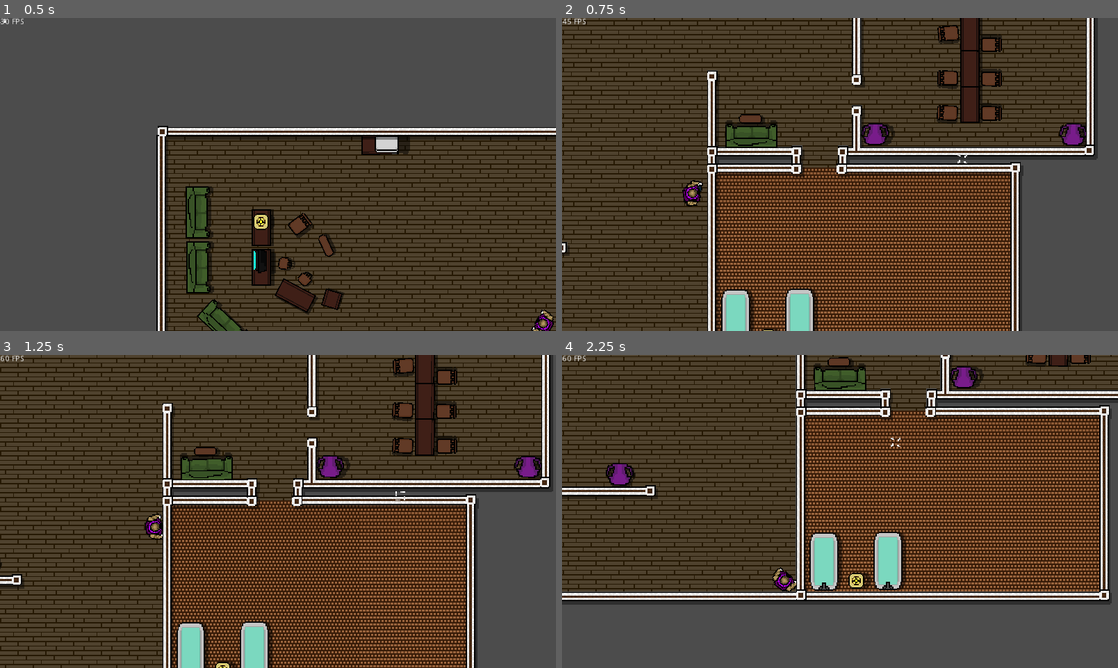
Above: before the commit, frames 1-4 (two rows, left to right).
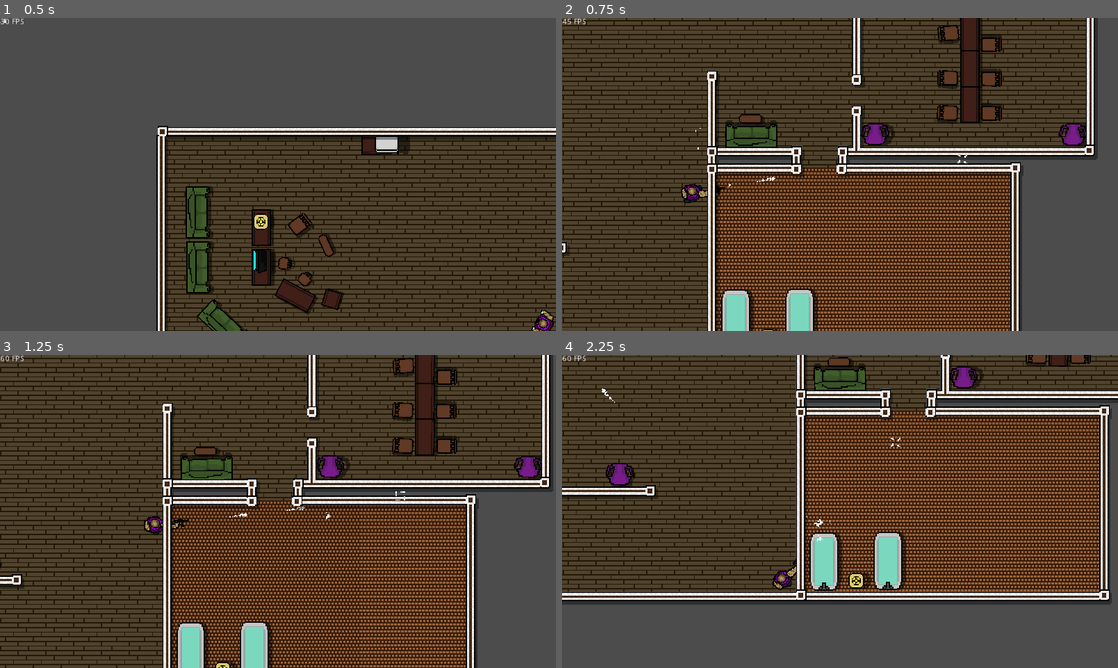
Above: after the commit, the same moments.

Repository: Martovvi/Zombie-Hunter
Game: Godot game, scene res://Game.tscn
Two runs of this game, one before a commit and one after it. Both use one fixed random seed, a clock stepped at 60 frames per second and the inputs below.
Inputs (mouse positions are in pixels of both pictures, inside the frame that each line leads up to):
- Up to frame 1 (0.5 s): no input
- Up to frame 2 (0.75 s): move the mouse to (962, 158) at 0.52 s; press the mouse at (962, 158) at 0.53 s; hold Right (ui_right) from 0.53 s (still down)
- Up to frame 3 (1.25 s): keep holding Right (ui_right)
- Up to frame 4 (2.25 s): move the mouse to (728, 527) at 1.27 s; release Right (ui_right) at 1.28 s; release the mouse at (728, 527) at 1.28 s; hold Down (ui_down) 1.28-2.03 s; click (728, 527) at 1.35 s; move the mouse to (895, 442) at 2.02 s; press the mouse at (895, 442) at 2.03 s; hold Right (ui_right) from 2.03 s (still down)

Frame 1 is identical in both runs. In frame 2, 0.3% of the frame differs, in the area x 21-39%, y 35-61%; in frame 3, 0.3%, in the area x 25-60%, y 48-60%; in frame 4, 0.3%.

Commit message:
Added simple shooting mechanics and gun sound

Diff:
--- a/project.godot
+++ b/project.godot
@@ -68,6 +68,11 @@
 , Object(InputEventKey,"resource_local_to_scene":false,"resource_name":"","device":0,"alt":false,"shift":false,"control":false,"meta":false,"command":false,"pressed":false,"scancode":83,"unicode":0,"echo":false,"script":null)
  ]
 }
+fire={
+"deadzone": 0.5,
+"events": [ Object(InputEventMouseButton,"resource_local_to_scene":false,"resource_name":"","device":0,"alt":false,"shift":false,"control":false,"meta":false,"command":false,"button_mask":0,"position":Vector2( 0, 0 ),"global_position":Vector2( 0, 0 ),"factor":1.0,"button_index":1,"pressed":false,"doubleclick":false,"script":null)
+ ]
+}
 
 [physics]
 
--- a/scenes/Player.tscn
+++ b/scenes/Player.tscn
@@ -1,10 +1,11 @@
-[gd_scene load_steps=24 format=2]
+[gd_scene load_steps=25 format=2]
 
 [ext_resource path="res://assets/sprites/sprite_playersheet.png" type="Texture" id=1]
 [ext_resource path="res://scenes/camera.tscn" type="PackedScene" id=2]
 [ext_resource path="res://assets/sprites/sprite_playersheet2.png" type="Texture" id=3]
 [ext_resource path="res://scripts/movement.gd" type="Script" id=4]
 [ext_resource path="res://assets/sprites/sprite_tec9shootingsheet.png" type="Texture" id=5]
+[ext_resource path="res://assets/sounds/tec9shot.mp3" type="AudioStream" id=6]
 
 [sub_resource type="AtlasTexture" id=1]
 atlas = ExtResource( 3 )
@@ -100,7 +101,9 @@
 [sub_resource type="RectangleShape2D" id=18]
 extents = Vector2( 5.84653, 8.7104 )
 
-[node name="Player" type="KinematicBody2D"]
+[node name="Player" type="KinematicBody2D" groups=[
+"player",
+]]
 script = ExtResource( 4 )
 __meta__ = {
 "_edit_group_": true,
@@ -114,7 +117,6 @@
 [node name="Body" type="AnimatedSprite" parent="."]
 rotation = 1.5708
 frames = SubResource( 11 )
-animation = "shootingtec9"
 
 [node name="Legs" type="AnimatedSprite" parent="."]
 rotation = 1.5708
@@ -125,3 +127,11 @@
 [node name="Collider" type="CollisionShape2D" parent="."]
 visible = false
 shape = SubResource( 18 )
+
+[node name="BulletPoint" type="Node2D" parent="."]
+position = Vector2( 40, 0 )
+
+[node name="Sounds" type="Node" parent="."]
+
+[node name="GunSounds" type="AudioStreamPlayer" parent="Sounds"]
+stream = ExtResource( 6 )
--- /dev/null
+++ b/scenes/guns/bullet.tscn
@@ -0,0 +1,27 @@
+[gd_scene load_steps=4 format=2]
+
+[ext_resource path="res://assets/sprites/9mmsprite.png" type="Texture" id=1]
+[ext_resource path="res://scripts/bullet.gd" type="Script" id=2]
+
+[sub_resource type="CapsuleShape2D" id=1]
+radius = 1.5814
+height = 6.29961
+
+[node name="Bullet" type="RigidBody2D"]
+contacts_reported = 1
+contact_monitor = true
+script = ExtResource( 2 )
+__meta__ = {
+"_editor_description_": ""
+}
+
+[node name="CollisionShape2D" type="CollisionShape2D" parent="."]
+position = Vector2( 3.871, -0.533 )
+rotation = 1.5708
+shape = SubResource( 1 )
+
+[node name="Sprite" type="Sprite" parent="."]
+rotation = 1.5708
+texture = ExtResource( 1 )
+
+[connection signal="body_entered" from="." to="." method="_on_Bullet_body_entered"]
--- /dev/null
+++ b/scenes/guns/bulletimpact.tscn
@@ -0,0 +1,84 @@
+[gd_scene load_steps=20 format=2]
+
+[ext_resource path="res://assets/sprites/sprite_bulletimpact.png" type="Texture" id=1]
+[ext_resource path="res://scripts/bulletimpact.gd" type="Script" id=2]
+
+[sub_resource type="AtlasTexture" id=1]
+atlas = ExtResource( 1 )
+region = Rect2( 0, 0, 50, 50 )
+
+[sub_resource type="AtlasTexture" id=2]
+atlas = ExtResource( 1 )
+region = Rect2( 50, 0, 50, 50 )
+
+[sub_resource type="AtlasTexture" id=3]
+atlas = ExtResource( 1 )
+region = Rect2( 100, 0, 50, 50 )
+
+[sub_resource type="AtlasTexture" id=4]
+atlas = ExtResource( 1 )
+region = Rect2( 150, 0, 50, 50 )
+
+[sub_resource type="AtlasTexture" id=5]
+atlas = ExtResource( 1 )
+region = Rect2( 0, 50, 50, 50 )
+
+[sub_resource type="AtlasTexture" id=6]
+atlas = ExtResource( 1 )
+region = Rect2( 50, 50, 50, 50 )
+
+[sub_resource type="AtlasTexture" id=7]
+atlas = ExtResource( 1 )
+region = Rect2( 100, 50, 50, 50 )
+
+[sub_resource type="AtlasTexture" id=8]
+atlas = ExtResource( 1 )
+region = Rect2( 150, 50, 50, 50 )
+
+[sub_resource type="AtlasTexture" id=9]
+atlas = ExtResource( 1 )
+region = Rect2( 0, 100, 50, 50 )
+
+[sub_resource type="AtlasTexture" id=10]
+atlas = ExtResource( 1 )
+region = Rect2( 50, 100, 50, 50 )
+
+[sub_resource type="AtlasTexture" id=11]
+atlas = ExtResource( 1 )
+region = Rect2( 100, 100, 50, 50 )
+
+[sub_resource type="AtlasTexture" id=12]
+atlas = ExtResource( 1 )
+region = Rect2( 150, 100, 50, 50 )
+
+[sub_resource type="AtlasTexture" id=13]
+atlas = ExtResource( 1 )
+region = Rect2( 0, 150, 50, 50 )
+
+[sub_resource type="AtlasTexture" id=14]
+atlas = ExtResource( 1 )
+region = Rect2( 50, 150, 50, 50 )
+
+[sub_resource type="AtlasTexture" id=15]
+atlas = ExtResource( 1 )
+region = Rect2( 100, 150, 50, 50 )
+
+[sub_resource type="AtlasTexture" id=16]
+atlas = ExtResource( 1 )
+region = Rect2( 150, 150, 50, 50 )
+
+[sub_resource type="SpriteFrames" id=17]
+animations = [ {
+"frames": [ SubResource( 1 ), SubResource( 2 ), SubResource( 3 ), SubResource( 4 ), SubResource( 5 ), SubResource( 6 ), SubResource( 7 ), SubResource( 8 ), SubResource( 9 ), SubResource( 10 ), SubResource( 11 ), SubResource( 12 ), SubResource( 13 ), SubResource( 14 ), SubResource( 15 ), SubResource( 16 ) ],
+"loop": true,
+"name": "default",
+"speed": 50.0
+} ]
+
+[node name="AnimatedSprite" type="AnimatedSprite"]
+frames = SubResource( 17 )
+frame = 7
+playing = true
+script = ExtResource( 2 )
+
+[connection signal="animation_finished" from="." to="." method="_on_Impact_animation_finished"]
--- /dev/null
+++ b/scenes/guns/tec9.tscn
@@ -0,0 +1,18 @@
+[gd_scene load_steps=4 format=2]
+
+[ext_resource path="res://assets/sprites/sprite_tec9small.png" type="Texture" id=1]
+[ext_resource path="res://scripts/tec9.gd" type="Script" id=2]
+
+[sub_resource type="CircleShape2D" id=1]
+radius = 7.6777
+
+[node name="Tec9" type="RigidBody2D"]
+rotation = 1.22173
+script = ExtResource( 2 )
+
+[node name="CollisionShape2D" type="CollisionShape2D" parent="."]
+visible = false
+shape = SubResource( 1 )
+
+[node name="Sprite" type="Sprite" parent="."]
+texture = ExtResource( 1 )
--- /dev/null
+++ b/scripts/bullet.gd
@@ -0,0 +1,11 @@
+extends RigidBody2D
+# Bullets appear in front of the gun when shooting.
+
+onready var impact = preload("res://scenes/guns/bulletimpact.tscn")
+
+func _on_Bullet_body_entered(body):
+	if !body.is_in_group("player"):
+		var impact_instance = impact.instance()
+		impact_instance.position = get_global_position()
+		get_tree().get_root().add_child(impact_instance)
+		queue_free()
--- /dev/null
+++ b/scripts/bulletimpact.gd
@@ -0,0 +1,5 @@
+extends AnimatedSprite
+# Plays an impact animation when the bullet hits something.
+
+func _on_Impact_animation_finished():
+	queue_free()
--- a/scripts/fpshud.gd
+++ b/scripts/fpshud.gd
@@ -1,4 +1,5 @@
 extends Label
+# Shows the FPS in the top left corner as a HUD.
 
 # Timestamps of frames rendered in the last second.
 var times := []
--- a/scripts/game.gd
+++ b/scripts/game.gd
@@ -9,3 +9,6 @@
 func _process(delta):
 	if Input.is_action_pressed("ui_cancel"):
 		get_tree().quit()
+
+func play_sound(sound):
+	pass
--- a/scripts/movement.gd
+++ b/scripts/movement.gd
@@ -9,12 +9,20 @@
 
 var velocity = Vector2.ZERO
 
+# Shooting
+var can_fire = true
+var bullet_speed = 1000
+var fire_rate = 0.05
+
 onready var cursor = get_node("../Cursor")
 onready var body = $Body
 onready var legs = $Legs
+onready var bullet = preload("res://scenes/guns/bullet.tscn")
+onready var gun_sound = $Sounds/GunSounds
 
 # Checks for input (W, A, S, D) and velocity for player movement.
 func get_input():
+	# Movement
 	velocity = Vector2.ZERO
 	if Input.is_action_pressed("ui_up"):
 		velocity.y = -1
@@ -27,14 +35,31 @@
 
 	velocity = velocity.normalized() * MOVE_SPEED
 
+	# Shooting
+	if Input.is_action_pressed("fire") and can_fire:
+		var bullet_instance = bullet.instance()
+		bullet_instance.position = $BulletPoint.get_global_position()
+		bullet_instance.rotation_degrees = rotation_degrees
+		bullet_instance.apply_impulse(Vector2(), Vector2(bullet_speed, 0).rotated(rotation))
+		get_tree().get_root().add_child(bullet_instance)
+		can_fire = false
+		yield(get_tree().create_timer(fire_rate), "timeout")
+		can_fire = true
+
 # Animations controller for various player based animations.
 func animations_controller():
-	if(velocity != Vector2.ZERO):
+	if(velocity != Vector2.ZERO) and !Input.is_action_pressed("fire"):
 		body.play("default")
 		legs.play("default")
-	else:
-		body.stop()
+	if(velocity != Vector2.ZERO) and Input.is_action_pressed("fire"):
+		legs.play("default")
+	if(velocity == Vector2.ZERO) and Input.is_action_pressed("fire"):
 		legs.stop()
+		legs.play("idle")
+	if(Input.is_action_pressed("fire")):
+		body.play("shootingtec9")
+		gun_sound.play()
+	elif(velocity == Vector2.ZERO):
 		body.play("idle")
 		legs.play("idle")
 
--- /dev/null
+++ b/scripts/tec9.gd
@@ -0,0 +1,8 @@
+extends RigidBody2D
+# WIP
+
+const FIRE_RATE = 0.05
+
+# Called when the node enters the scene tree for the first time.
+func _ready():
+	pass # Replace with function body.
Not shown, added: assets/sounds/tec9shot.mp3.import
Binary file added: assets/sprites/sprite_bulletimpact.png
Not shown, added: assets/sprites/sprite_bulletimpact.png.import
Not shown, added: assets/sounds/tec9shot.mp3
